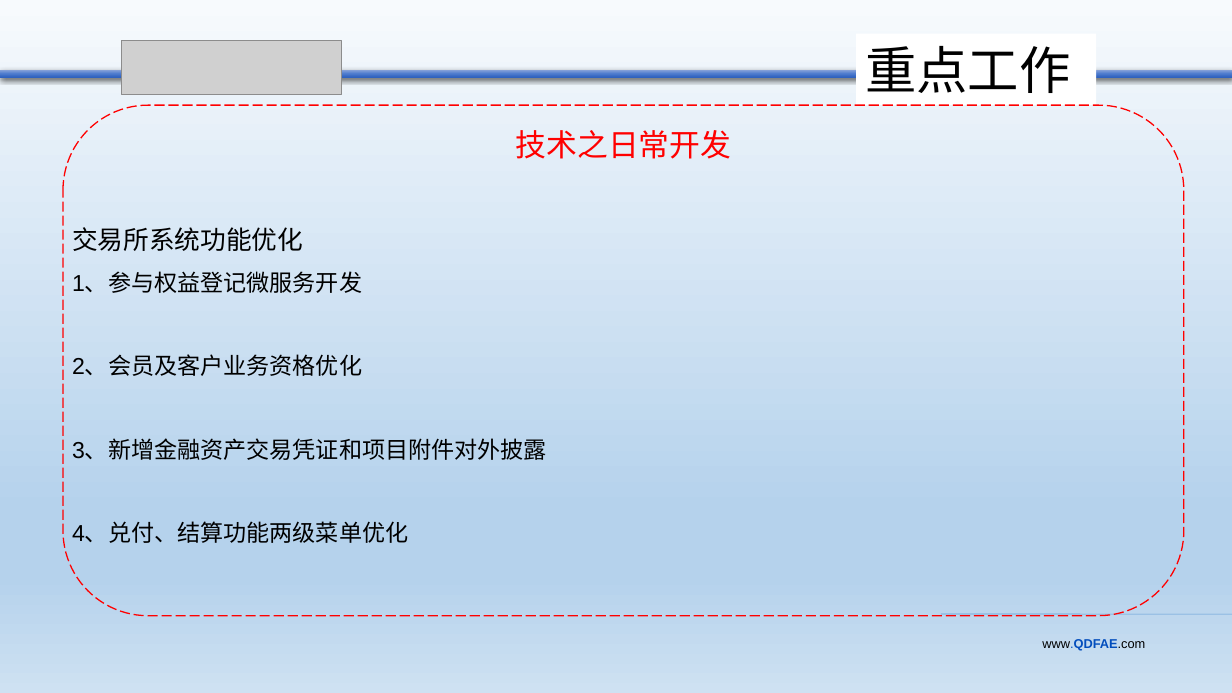
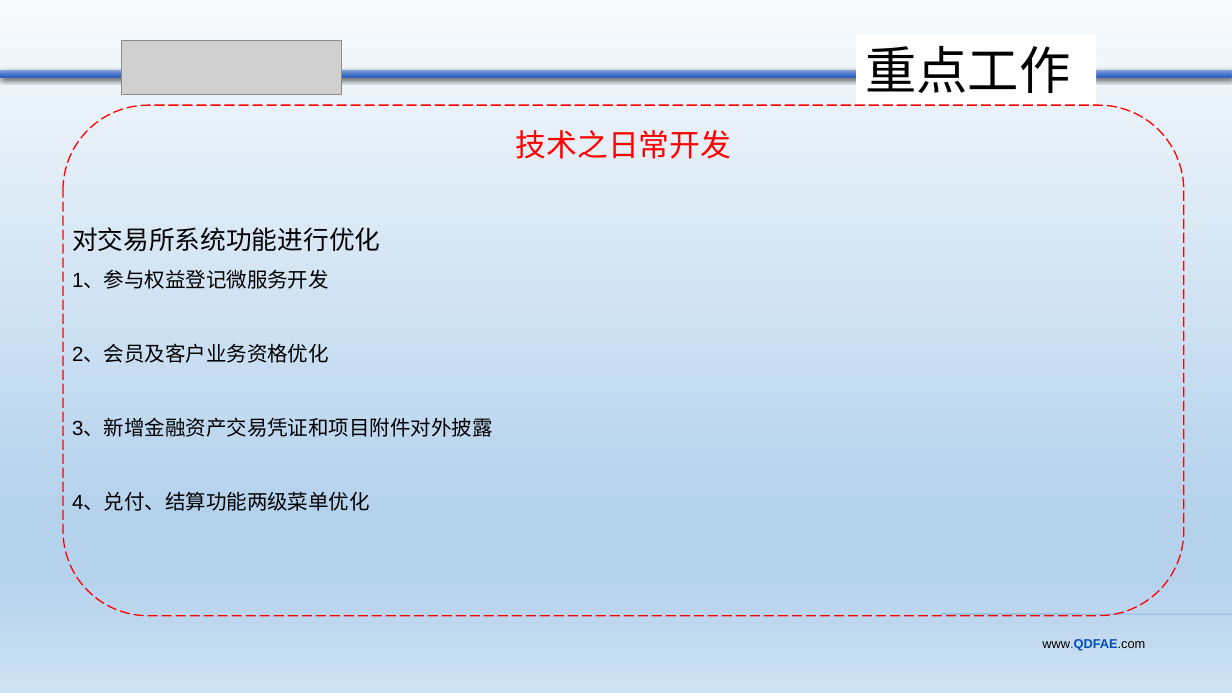
Before and after one commit to lhw1320/springcloud, a slide deck: slide 6 of doc/src/main/resources/qdfae/青金中心连宏伟转正答辩.pptx (slide 5 before the commit). Drawn at 1232x693 pixels with LibreOffice and Linux fonts; fonts in the diff are those of the drawing; grey boxes stand for pictures. Boxes give left, top, right and bottom in pixels: in the first picture for what was removed or moved away, otherwise in the second. Text is boxed around its words. In the diff, an @@ line names an element or a change of style, - is before the commit and + after.

```diff
--- a/doc/src/main/resources/qdfae/青金中心连宏伟转正答辩.pptx
+++ b/doc/src/main/resources/qdfae/青金中心连宏伟转正答辩.pptx
@@ text at (x1=72, y1=227, x2=380, y2=251): text changed @@
-交易所系统功能优化
+对交易所系统功能进行优化
@@ text at (x1=72, y1=271, x2=493, y2=511): size 18 to 16 pt in "1、参与权益登记微服务开发", "2、会员及客户业务资格优化", "3、新增金融资产交易凭证和项目附件对外披露", "4、兑付、结算功能两级菜单优化" @@
```
Also in this commit, not shown: 7 other slides changed.
